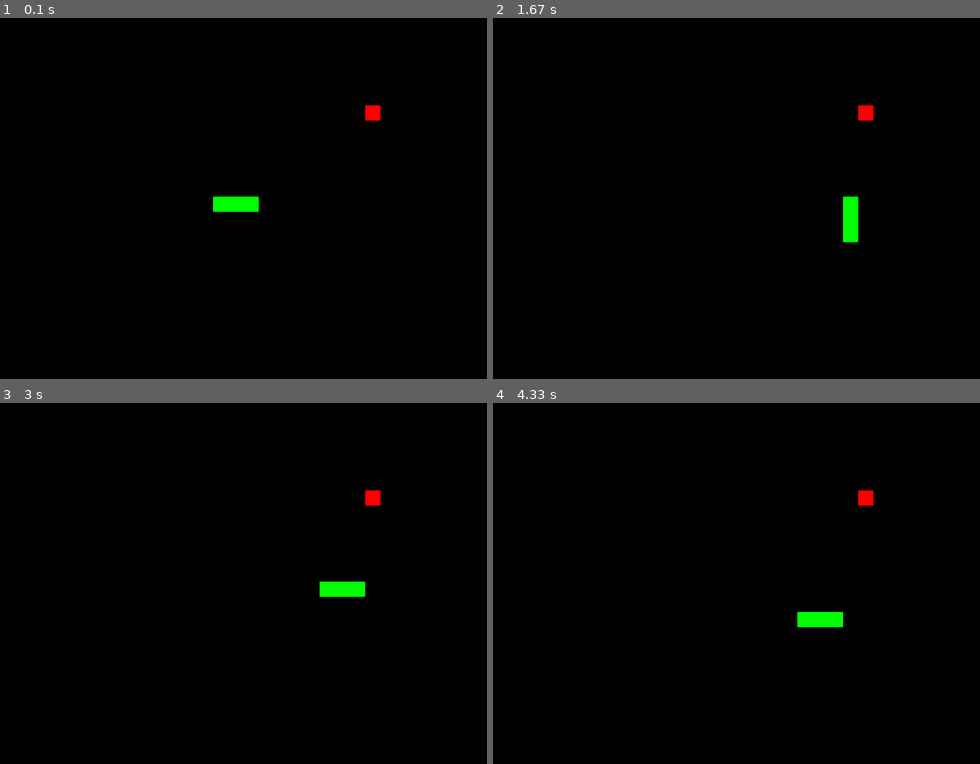
Above: before the commit, frames 1-4 (two rows, left to right).
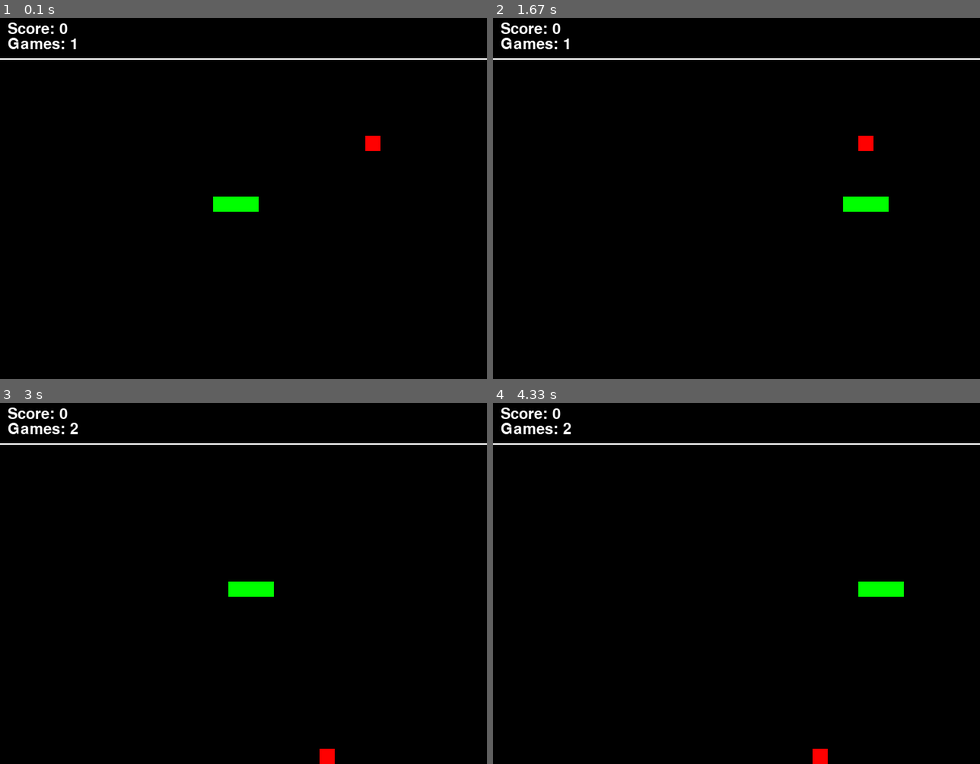
Above: after the commit, the same moments.

Repository: irgidev/RL-Snake-Pygame
Game: pygame game, started from snake_game/game.py
Same seed, same stepped clock (60 frames per second), same inputs: the game is played once before the commit and once after it.
Inputs:
- Up to frame 1 (0.1 s): no input
- Up to frame 2 (1.67 s): tap Enter at 0.33 s; hold Down from 1.23 s (still down)
- Up to frame 3 (3 s): release Down at 1.7 s; hold Left 1.73-2.13 s; hold Up 2.17-2.53 s; hold Right from 2.57 s (still down)
- Up to frame 4 (4.33 s): release Right at 3.2 s; hold Down 3.23-3.6 s; hold Left 3.63-4.1 s; hold Right from 4.13 s (still down)

The runs differ from the first frame. In frame 1, 1.1% of the frame differs, in the area x 0-100%, y 1-37%; in frame 2, 1.6%; in frame 3, 1.9%, in the area x 0-100%, y 1-100%; in frame 4, 1.9%.

Commit message:
feat: initialize agent structure and add dependencies

Diff:
--- /dev/null
+++ b/snake_game/agent.py
@@ -0,0 +1,37 @@
+import torch
+import random
+from collections import deque
+
+MAX_MEMORY = 100_000
+BATCH_SIZE = 1000
+LR = 0.001
+
+class Agent:
+    def __init__(self):
+        self.n_games = 0
+        self.epsilon = 0
+        self.gamma = 0
+        self.memory = deque(maxlen=MAX_MEMORY)
+        self.model = None
+        self.trainer = None
+
+    def get_state(self, game):
+        pass
+
+    def remember(self, state, action, reward, next_state, done):
+        pass
+
+    def train_long_memory(self):
+        pass
+
+    def train_short_memory(self, state, action, reward, next_state, done):
+        pass
+
+    def get_action(self, state):
+        pass
+
+def train():
+    pass
+
+if __name__ == '__main__':
+    train()
--- a/snake_game/game.py
+++ b/snake_game/game.py
@@ -11,24 +11,27 @@
 X_CENTER = WIDTH / 2
 Y_CENTER = HEIGHT / 2
 MOVE_INTERVAL = 150
-
+HUD_HEIGHT = 60
 
 
 class SnakeGame:
     def __init__(self):
         pygame.init()
+        self.font = pygame.font.Font(None, 30)
         self.screen = pygame.display.set_mode((WIDTH,HEIGHT))
         pygame.display.set_caption("RL Snake Game")
         self.clock = pygame.time.Clock()
+        self.games_played = 0
         self.reset()
 
     def _create_food(self):
         while True:
-            random_food = pygame.Rect(random.randrange(0,WIDTH, BLOCK_SIZE),random.randrange(0,HEIGHT, BLOCK_SIZE), BLOCK_SIZE, BLOCK_SIZE)
+            random_food = pygame.Rect(random.randrange(0,WIDTH, BLOCK_SIZE),random.randrange(HUD_HEIGHT,HEIGHT, BLOCK_SIZE), BLOCK_SIZE, BLOCK_SIZE)
             if random_food not in self.snake_body:
                 return random_food
 
     def reset(self):
+        self.games_played += 1
         self.snake_body = []
         self.direction = 'RIGHT'
         self.last_move_time = pygame.time.get_ticks()
@@ -37,28 +40,38 @@
         self.food = self._create_food()
         self.score = 0
 
-    def _play_step(self):
+    def _play_step(self, action):
+        self.reward = 0
         game_over = False
         self.now = pygame.time.get_ticks()
         if self.now - self.last_move_time > MOVE_INTERVAL:
             self.last_move_time = self.now
 
+            directions_clockwise = ['RIGHT', 'DOWN', 'LEFT', 'UP']
+            idx = directions_clockwise.index(self.direction)
+
+            if action[1] == 1:
+                new_idx = (idx + 1) % 4
+                self.direction = directions_clockwise[new_idx]
+            elif action[2] == 1:
+                new_idx = (idx - 1) % 4
+                self.direction = directions_clockwise[new_idx]
+
+            head = self.snake_body[0]
+            x_new, y_new = head.x, head.y
             if self.direction == 'RIGHT':
-                x_new = self.snake_body[0].x + BLOCK_SIZE
-                y_new = self.snake_body[0].y
+                x_new += BLOCK_SIZE
             elif self.direction == 'LEFT':
-                x_new = self.snake_body[0].x - BLOCK_SIZE
-                y_new = self.snake_body[0].y
+                x_new -= BLOCK_SIZE
             elif self.direction == 'UP':
-                x_new = self.snake_body[0].x
-                y_new = self.snake_body[0].y - BLOCK_SIZE
+                y_new -= BLOCK_SIZE
             elif self.direction == 'DOWN':
-                x_new = self.snake_body[0].x
-                y_new = self.snake_body[0].y + BLOCK_SIZE
+                y_new += BLOCK_SIZE
 
             new_head = pygame.Rect(x_new, y_new, BLOCK_SIZE, BLOCK_SIZE)
             self.snake_body.insert(0, new_head)
             if self.snake_body[0].colliderect(self.food):
+                self.reward = 10
                 self.score += 1
                 self.food = self._create_food()
             else:
@@ -66,44 +79,50 @@
 
             for i in range(1, len(self.snake_body)):
                 if self.snake_body[0].colliderect(self.snake_body[i]):
+                    self.reward = -10
                     game_over = True
-                    return game_over, self.score
+                    return game_over, self.score, self.reward
 
-            if self.snake_body[0].left < 0 or self.snake_body[0].right > WIDTH or self.snake_body[0].top < 0 or self.snake_body[0].bottom > HEIGHT:
+            if self.snake_body[0].left < 0 or self.snake_body[0].right > WIDTH or self.snake_body[0].top < HUD_HEIGHT or self.snake_body[0].bottom > HEIGHT:
+                self.reward = -10
                 game_over = True
-                return game_over, self.score
+                return game_over, self.score, self.reward
 
         self.screen.fill(BLACK)
         for i in self.snake_body:
             pygame.draw.rect(self.screen,GREEN,i)
         pygame.draw.rect(self.screen,RED,self.food)
+
+        text_surface = self.font.render(f"Score: {self.score}", True, (255,255,255))
+        text_rect = text_surface.get_rect()
+        text_rect.topleft = (10, 10)
+        self.screen.blit(text_surface, text_rect)
+
+        games_text_surface = self.font.render(f"Games: {self.games_played}", True, (255, 255, 255))
+        games_text_rect = games_text_surface.get_rect()
+        games_text_rect.topleft = (10, 30)
+
+        pygame.draw.line(self.screen, (255,255,255), (0,HUD_HEIGHT-2), (WIDTH, HUD_HEIGHT-2), 2)
+
+        self.screen.blit(games_text_surface, games_text_rect)
+
         pygame.display.flip()
         self.clock.tick(FPS)
 
-        return game_over, self.score
+        return game_over, self.score, self.reward
 
 if __name__ == '__main__':
     game = SnakeGame()
 
     running = True
     while running:
-        game_over, score = game._play_step()
-
+        game_over, score, reward = game._play_step([1,0,0])
 
         for event in pygame.event.get():
             if event.type == pygame.QUIT:
                 running = False
-            if event.type == pygame.KEYDOWN:
-                if event.key == pygame.K_RIGHT and game.direction != 'LEFT':
-                    game.direction = 'RIGHT'
-                elif event.key == pygame.K_LEFT and game.direction != 'RIGHT':
-                    game.direction = 'LEFT'
-                elif event.key == pygame.K_UP and game.direction != 'DOWN':
-                    game.direction = 'UP'
-                elif event.key == pygame.K_DOWN and game.direction != 'UP':
-                    game.direction = 'DOWN'
 
         if game_over:
-            running = False
+            game.reset()
 
 pygame.quit()
